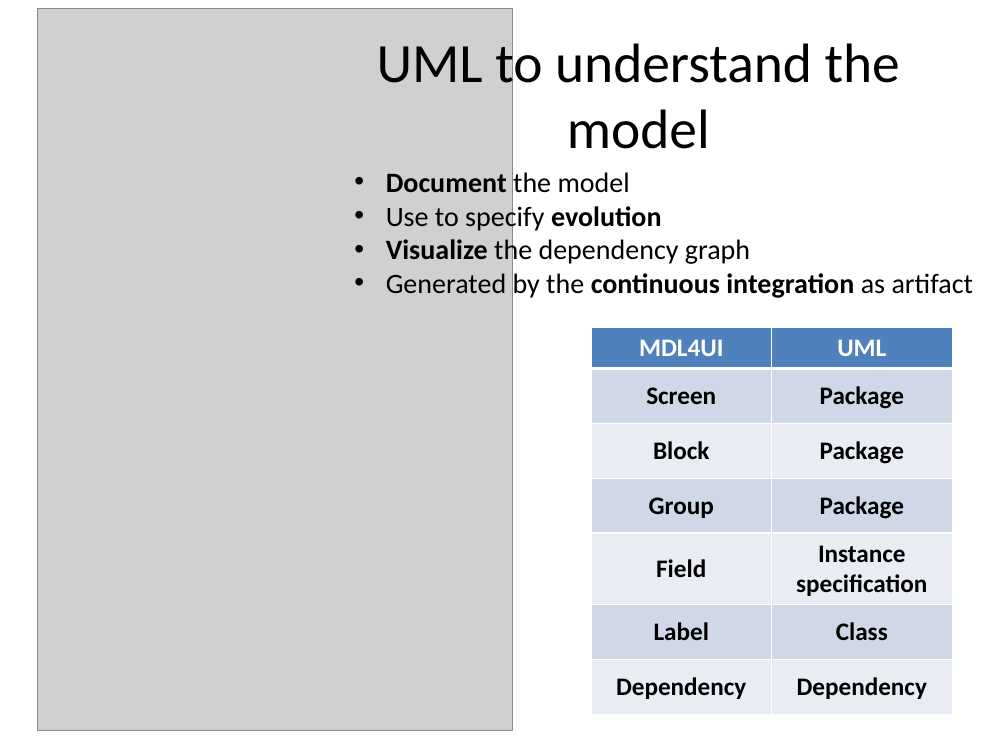
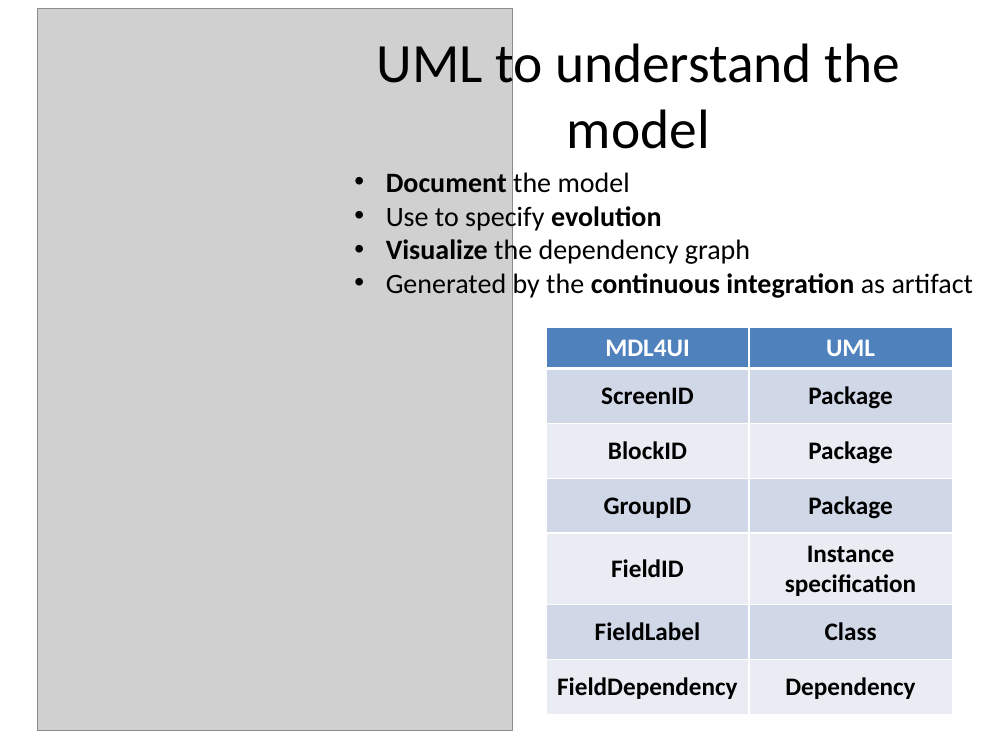
Before and after one commit to lesfurets/mdl4ui, a slide deck: slide 30 of mdl4ui-docs/mdl4ui_cg2013.pptx (slide 28 before the commit). Drawn at 1008x756 pixels with LibreOffice and Linux fonts; fonts in the diff are those of the drawing; grey boxes stand for pictures. Boxes give left, top, right and bottom in pixels: in the first picture for what was removed or moved away, otherwise in the second. Text is boxed around its words. In the diff, an @@ line names an element or a change of style, - is before the commit and + after.

```diff
--- a/mdl4ui-docs/mdl4ui_cg2013.pptx
+++ b/mdl4ui-docs/mdl4ui_cg2013.pptx
@@ table at <box>546,328,952,713</box> @@
-row 2, column 1: Screen
+row 2, column 1: ScreenID
-row 3, column 1: Block
+row 3, column 1: BlockID
-row 4, column 1: Group
+row 4, column 1: GroupID
-row 5, column 1: Field
+row 5, column 1: FieldID
-row 6, column 1: Label
+row 6, column 1: FieldLabel
-row 7, column 1: Dependency
+row 7, column 1: FieldDependency
@@ table: place and size @@
-table at <box>591,328,952,713</box>
+table at <box>546,328,952,713</box>
```
Also in this commit, not shown: 2 other slides changed, 2 slides added.
